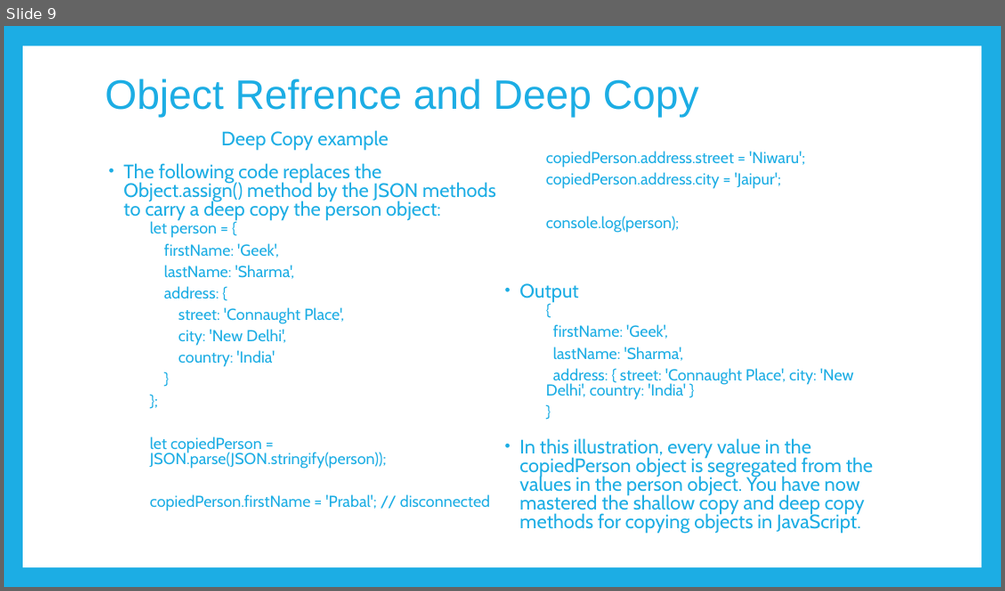
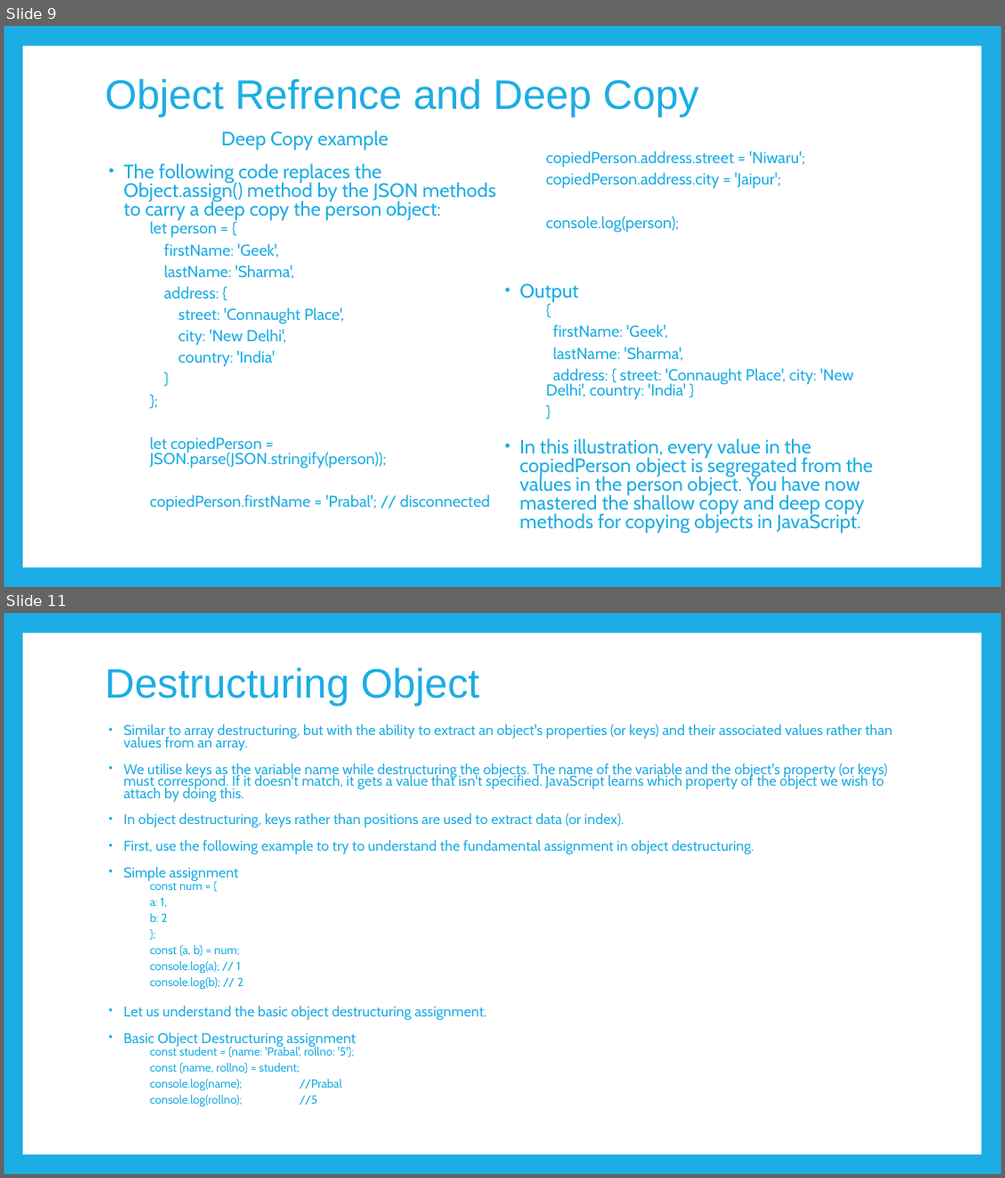
Before and after one commit to PramodJana/JavaScript, a slide deck: GFG JS Course Curriculam/Articles/006 Objects.pptx. Shown one above the other, each under a label of ours: slide 9 before the commit, slides 9 and 11 after it; the slides between them are not shown. The pictures are 1005x591 and 1005x1178 pixels, drawn with LibreOffice and Linux fonts; fonts in the diff are those of the drawing. Boxes give left, top, right and bottom in pixels: in the first picture for what was removed or moved away, otherwise in the second. Text is boxed around its words. In the diff, an @@ line names an element or a change of style, - is before the commit and + after.

```diff
--- a/GFG JS Course Curriculam/Articles/006 Objects.pptx
+++ b/GFG JS Course Curriculam/Articles/006 Objects.pptx
@@ slide 11 added at [4,613,1001,1174], background #1CADE4; not listed: 1 template element that a slide beside it also shows @@
@@ title added at [105,667,479,706], 39.6 pt, text #1CADE4 @@
+Destructuring Object
@@ text added at [123,724,892,1106], 13.8 pt, text #1CADE4 @@
+• Similar to array destructuring, but with the ability to extract an object's properties (or keys) and their associated values rather than values from an array.
+• We utilise keys as the variable name while destructuring the objects. The name of the variable and the object's property (or keys) must correspond. If it doesn't match, it gets a value that isn't specified. JavaScript learns which property of the object we wish to attach by doing this.
+• In object destructuring, keys rather than positions are used to extract data (or index).
+• First, use the following example to try to understand the fundamental assignment in object destructuring.
+• Simple assignment
+    const num = {
+    a: 1,
+    b: 2
+    };
+    const {a, b} = num;
+    console.log(a); // 1
+    console.log(b); // 2
+• Let us understand the basic object destructuring assignment.
+• Basic Object Destructuring assignment
+    const student = {name: 'Prabal', rollno: '5'};
+    const {name, rollno} = student;
+    console.log(name); //Prabal
+    console.log(rollno); //5
```
Also in this commit, not shown: 8 other slides added, 9 slides removed.
